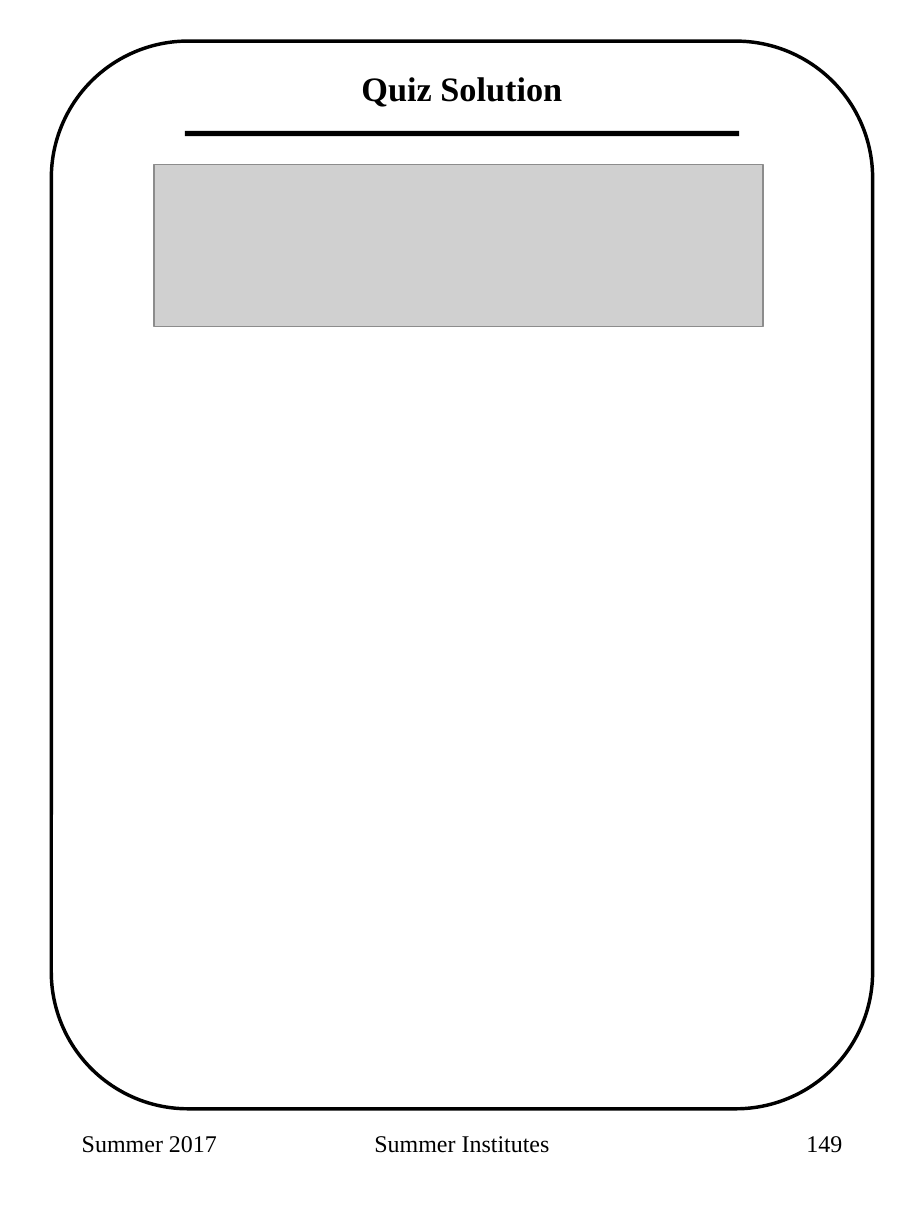
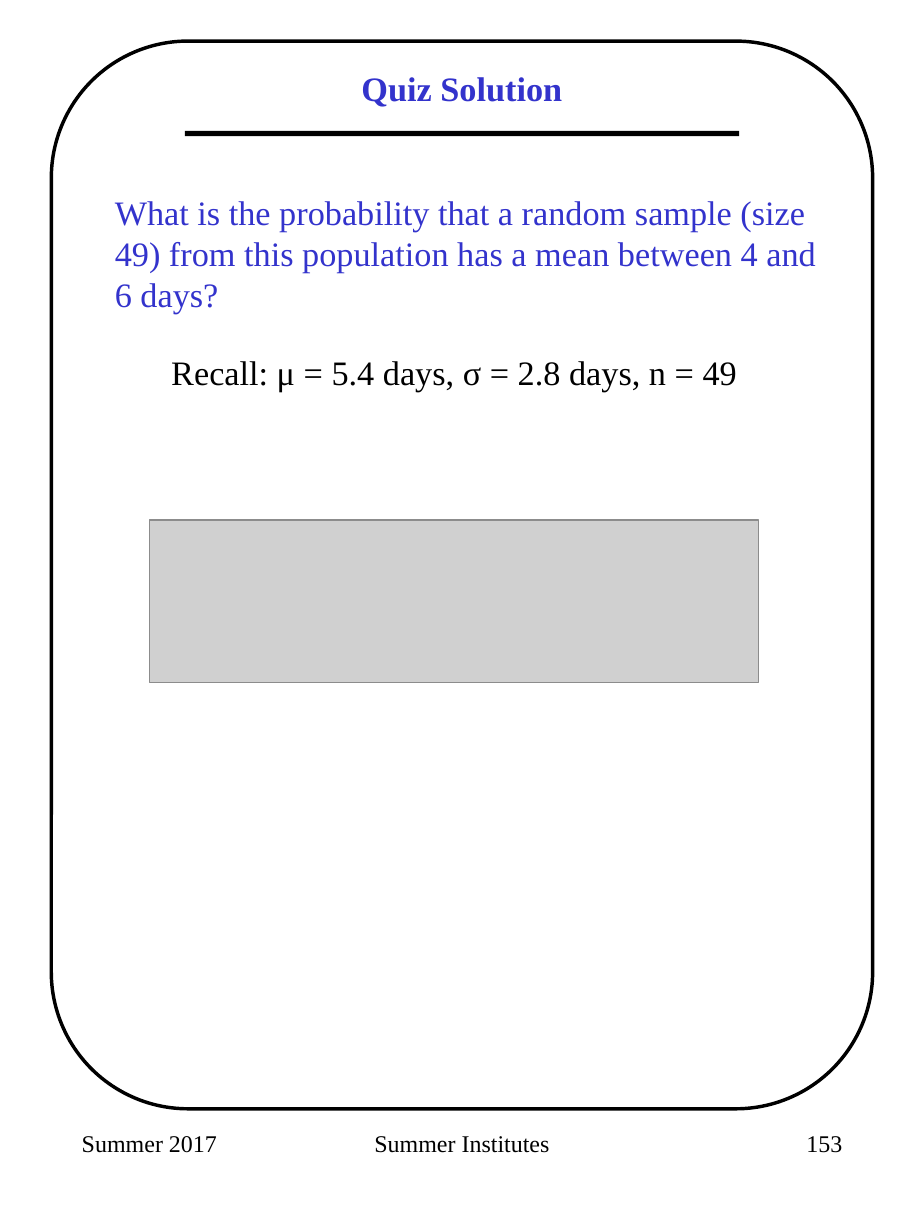
Before and after one commit to adw96/summer-institutes, a slide deck: slide 20 of 2018_sisg_1_5.pptx (slide 16 before the commit). Drawn at 924x1232 pixels with LibreOffice and Linux fonts; fonts in the diff are those of the drawing; grey boxes stand for pictures. Boxes give left, top, right and bottom in pixels: in the first picture for what was removed or moved away, otherwise in the second. Text is boxed around its words. In the diff, an @@ line names an element or a change of style, - is before the commit and + after.

```diff
--- a/2018_sisg_1_5.pptx
+++ b/2018_sisg_1_5.pptx
@@ text "Quiz Solution" at bbox=[361, 77, 562, 107]: text colour #000000 to #3333CC @@
@@ picture removed at bbox=[154, 164, 763, 326] @@
@@ text added at bbox=[115, 201, 815, 314], 20 pt, text #3333CC @@
+What is the probability that a random sample (size 49) from this population has a mean between 4 and 6 days?
@@ text added at bbox=[171, 361, 737, 392], 20 pt, text #000000 @@
+Recall: μ = 5.4 days, σ = 2.8 days, n = 49
@@ picture added at bbox=[149, 520, 758, 683] @@
@@ page number at bbox=[806, 1136, 842, 1153]: text changed @@
-149
+153
```
Also in this commit, not shown: 4 other slides changed, 4 slides added, 5 other files.
